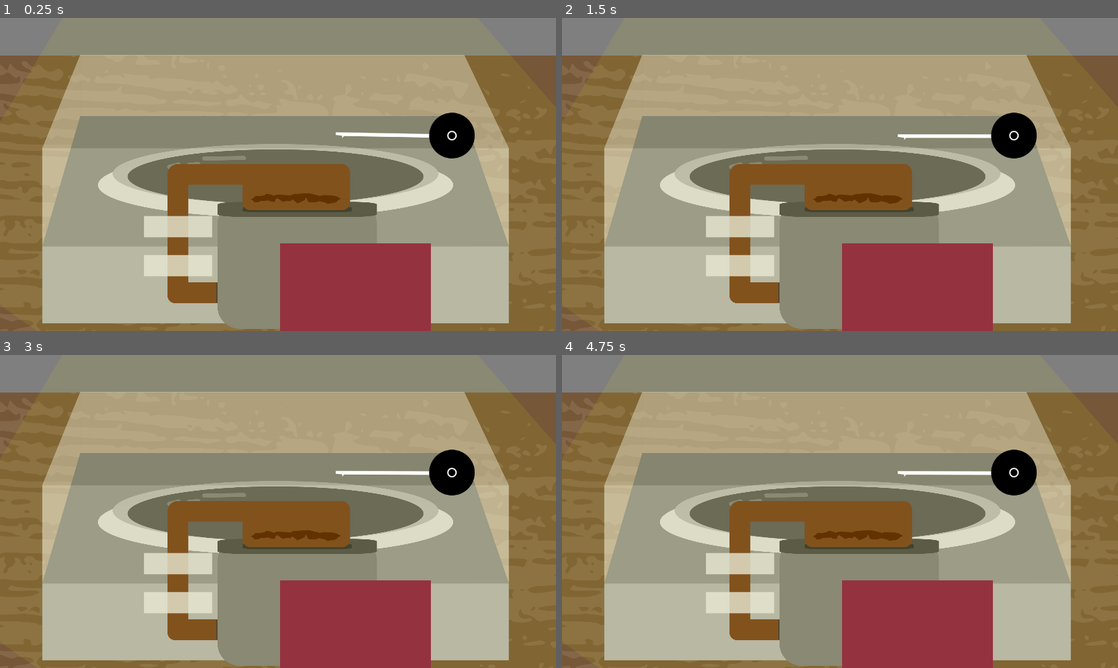
Above: before the commit, frames 1-4 (two rows, left to right).
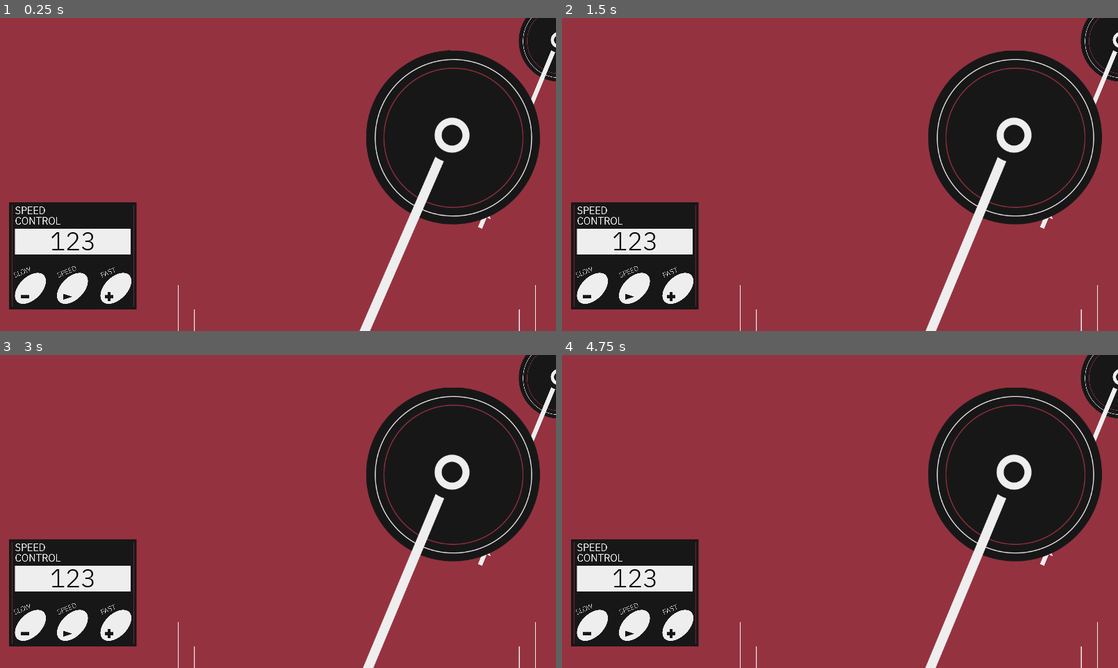
Above: after the commit, the same moments.

Repository: panorb/ludum-dare-47
Game: Godot game, scene res://Levels/RecordPlayerFront/RecordPlayerFront.tscn
Two runs of this game, one before a commit and one after it. Both use one fixed random seed, a clock stepped at 60 frames per second and the inputs below.
Inputs:
- Up to frame 1 (0.25 s): no input
- Up to frame 2 (1.5 s): no input
- Up to frame 3 (3 s): tap Enter at 2.75 s
- Up to frame 4 (4.75 s): no input

The runs differ from the first frame. In frame 1, 92% of the frame differs, in the area x 0-100%, y 0-100%; in frame 2, 92%; in frame 3, 92%; in frame 4, 92%.

Commit message:
added  and changed textures

Diff:
--- a/godot/Levels/RecordPlayerFront/RecordPlayerFront.tscn
+++ b/godot/Levels/RecordPlayerFront/RecordPlayerFront.tscn
@@ -1,7 +1,7 @@
 [gd_scene load_steps=5 format=2]
 
 [ext_resource path="res://Levels/RecordPlayerFront/record_player_front.gd" type="Script" id=1]
-[ext_resource path="res://Levels/RecordPlayerFront/record_player_front.png" type="Texture" id=2]
+[ext_resource path="res://Levels/RecordPlayerFront/base.png" type="Texture" id=2]
 [ext_resource path="res://Levels/RecordPlayerFront/CombinationLock/CombinationLock.tscn" type="PackedScene" id=3]
 [ext_resource path="res://Levels/RecordPlayerFront/RecordPlayerNeedle.tscn" type="PackedScene" id=4]
 
@@ -16,21 +16,8 @@
 
 [node name="CanvasLayer" type="CanvasLayer" parent="."]
 
-[node name="Control" type="Control" parent="CanvasLayer"]
-anchor_right = 1.0
-anchor_bottom = 1.0
-__meta__ = {
-"_edit_use_anchors_": false
-}
-
-[node name="CombinationLock" parent="CanvasLayer/Control" instance=ExtResource( 3 )]
-margin_left = 1933.95
-margin_top = 1552.69
-margin_right = 2208.95
-margin_bottom = 1904.69
-size_flags_horizontal = 3
-size_flags_vertical = 3
-
 [node name="RecordPlayerNeedle" parent="." instance=ExtResource( 4 )]
 position = Vector2( 3136.76, 718.967 )
 scale = Vector2( 3, 3 )
+
+[node name="CombinationLock" parent="." instance=ExtResource( 3 )]
--- a/godot/Levels/RecordPlayerFront/RecordPlayerNeedle.tscn
+++ b/godot/Levels/RecordPlayerFront/RecordPlayerNeedle.tscn
@@ -20,10 +20,8 @@
 }
 
 [node name="RecordPlayerNeedle" type="Sprite"]
-position = Vector2( 0.0255203, -0.0432854 )
-rotation = 0.0523599
 texture = ExtResource( 1 )
-offset = Vector2( -107, 0 )
+offset = Vector2( -98, 367 )
 script = ExtResource( 2 )
 
 [node name="AnimationPlayer" type="AnimationPlayer" parent="."]
Not shown: 5 places in godot/Levels/RecordPlayerFront/CombinationLock/CombinationLock.tscn that only renumber resources
Not shown, added: godot/Levels/RecordPlayerFront/Dark.ogg.import
Not shown, added: godot/Levels/RecordPlayerFront/Song.ogg.import
Binary file added: godot/Levels/RecordPlayerFront/base.png
Not shown, added: godot/Levels/RecordPlayerFront/base.png.import
Binary file changed: godot/Levels/RecordPlayerFront/needle.png
Binary file added: godot/Levels/RecordPlayerFront/schallplatte.png
Not shown, added: godot/Levels/RecordPlayerFront/schallplatte.png.import
Not shown, added: Layer 0/needle.png
Not shown, added: godot/Levels/RecordPlayerFront/Dark.ogg
Not shown, added: godot/Levels/RecordPlayerFront/Song.ogg
